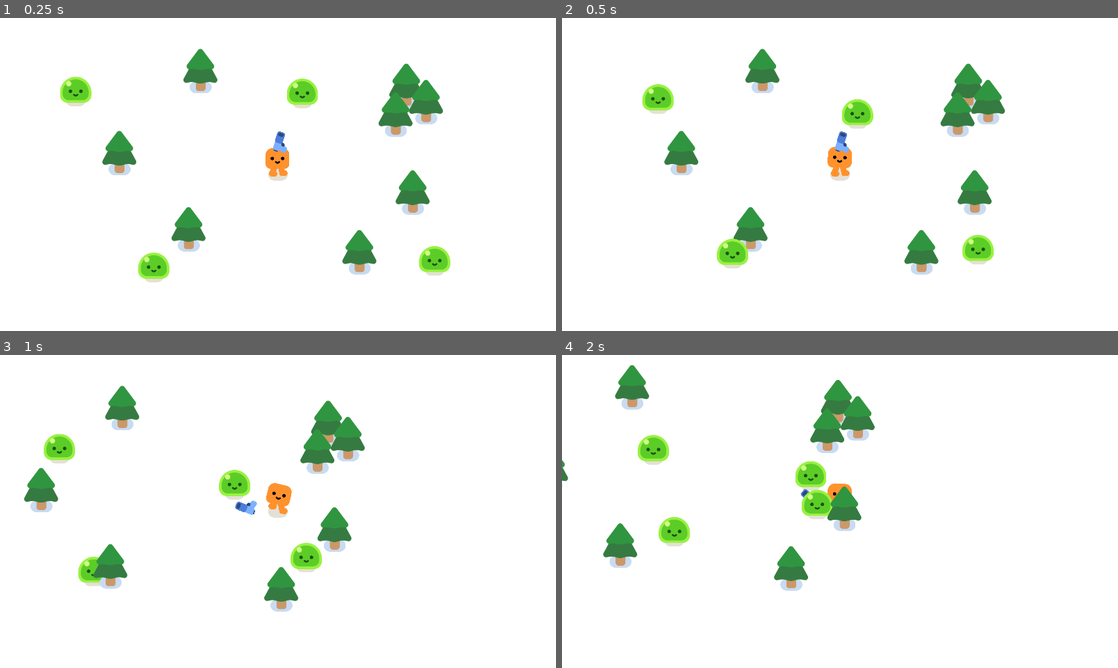
Above: before the commit, frames 1-4 (two rows, left to right).
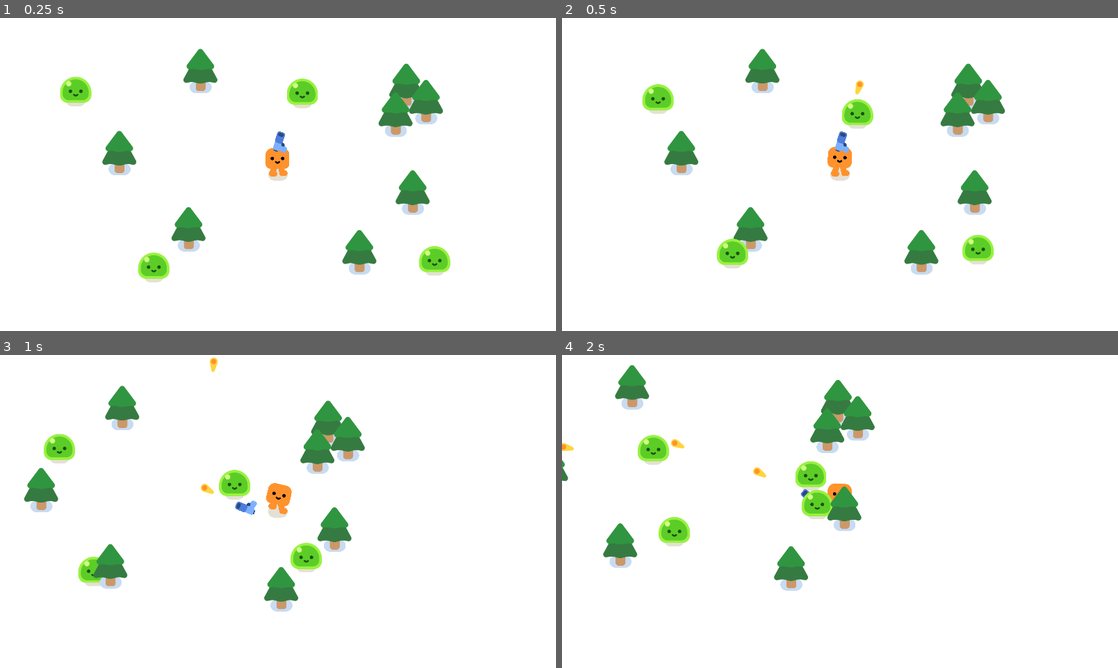
Above: after the commit, the same moments.

Repository: CP-SDBG/2d-project-start
Game: Godot game, scene res://survivors_game.tscn
Same seed, same stepped clock (60 frames per second), same inputs: the game is played once before the commit and once after it.
Inputs:
- Up to frame 1 (0.25 s): no input
- Up to frame 2 (0.5 s): no input
- Up to frame 3 (1 s): hold D (move_right) from 0.53 s (still down)
- Up to frame 4 (2 s): release D (move_right) at 1.28 s; hold S (move_down) from 1.28 s (still down)

Frame 1 is identical in both runs. In frame 2, less than 0.1% of the frame differs, in the area x 52-55%, y 19-25%; in frame 3, 0.1%; in frame 4, 0.2%, in the area x 0-48%, y 26-52%.

Commit message:
timestamp 1:36:47

Diff:
--- a/bullet.tscn
+++ b/bullet.tscn
@@ -7,6 +7,7 @@
 radius = 16.0
 
 [node name="Bullet" type="Area2D"]
+top_level = true
 light_mask = 0
 visibility_layer = 3
 rotation = 0.598212
--- a/gun.gd
+++ b/gun.gd
@@ -5,3 +5,14 @@
 	if enemies_in_range.size() > 0:
 		var target_enemy = enemies_in_range.front()
 		look_at(target_enemy.global_position)
+
+func shoot() -> void:
+	const Bullet = preload("res://bullet.tscn")
+	var new_bullet = Bullet.instantiate()
+	new_bullet.global_position = %ShootingPoint.global_position
+	new_bullet.global_rotation = %ShootingPoint.global_rotation
+
+	%ShootingPoint.add_child(new_bullet)
+
+func _on_timer_timeout() -> void:
+	shoot()
--- a/gun.tscn
+++ b/gun.tscn
@@ -21,4 +21,11 @@
 texture = ExtResource("1_k055r")
 
 [node name="ShootingPoint" type="Marker2D" parent="WeaponPivot/Pistol"]
+unique_name_in_owner = true
 position = Vector2(25, -11)
+
+[node name="Timer" type="Timer" parent="."]
+wait_time = 0.3
+autostart = true
+
+[connection signal="timeout" from="Timer" to="." method="_on_timer_timeout"]
